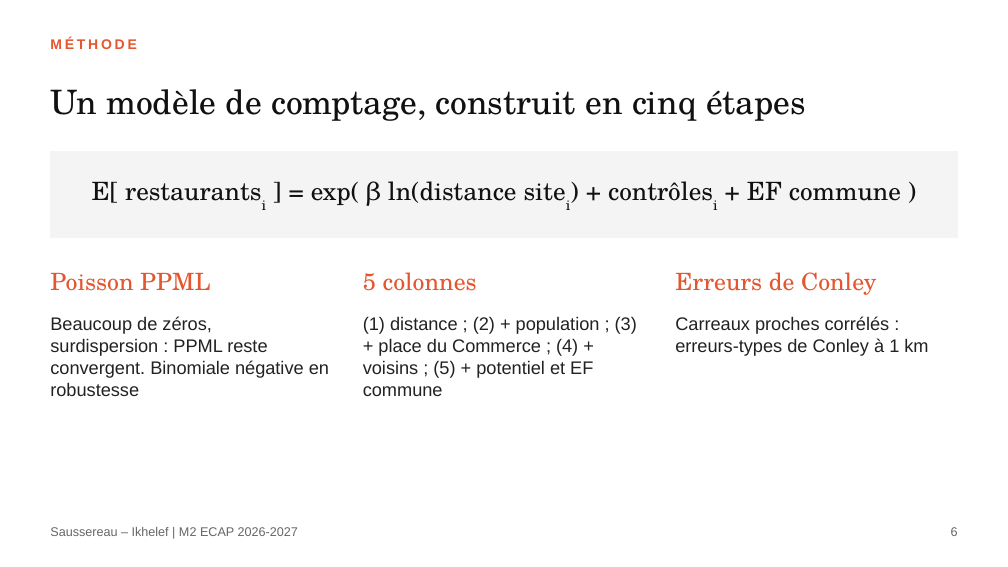
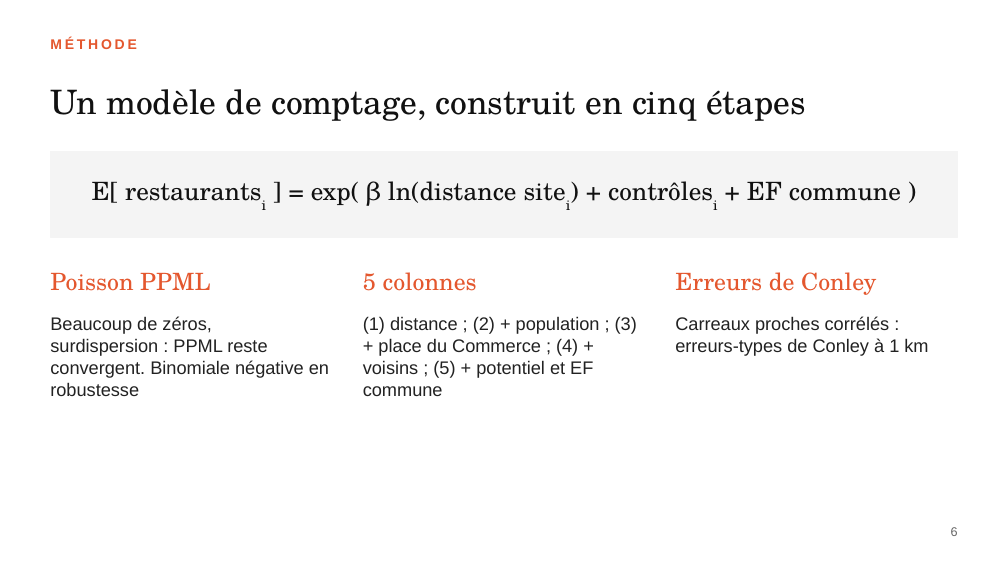
Before and after one commit to JamesonS44/Projet---Economie_geographique_urbaine, a slide deck: slide 6 of slides/JamesonSAUSSEREAU_NassimIKHELEF.pptx. Drawn at 1008x567 pixels with LibreOffice and Linux fonts; fonts in the diff are those of the drawing. Boxes give left, top, right and bottom in pixels: in the first picture for what was removed or moved away, otherwise in the second. Text is boxed around its words. In the diff, an @@ line names an element or a change of style, - is before the commit and + after.

```diff
--- a/slides/JamesonSAUSSEREAU_NassimIKHELEF.pptx
+++ b/slides/JamesonSAUSSEREAU_NassimIKHELEF.pptx
@@ text removed at box(50, 527, 298, 536) @@
-Saussereau – Ikhelef | M2 ECAP 2026-2027
```
Also in this commit, not shown: 13 other slides changed, 4 other files.
